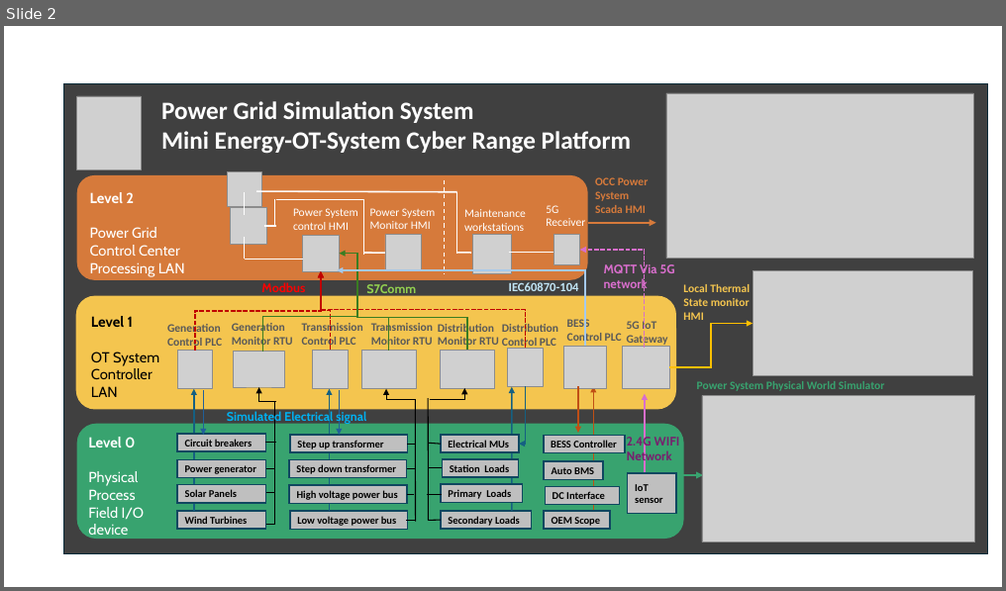
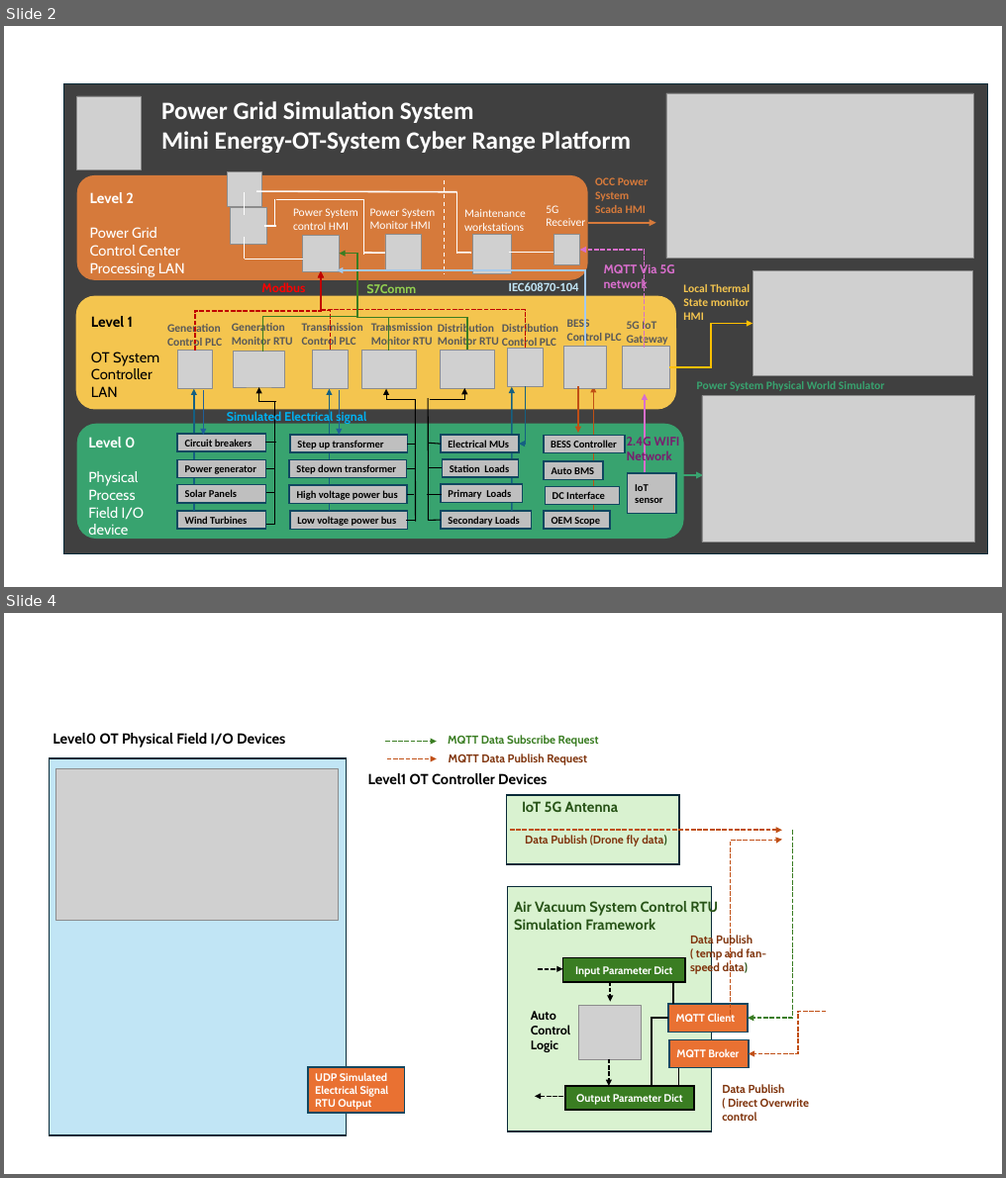
Before and after one commit to LiuYuancheng/Power_Grid_Simulation_System_Document, a slide deck: 2_SystemDesign_Doc/6_Thermal_State_Monitor_Desgin_Img/designDoc.pptx. Shown one above the other, each under a label of ours: slide 2 before the commit, slides 2 and 4 after it; the slides between them are not shown. The pictures are 1006x591 and 1006x1178 pixels, drawn with LibreOffice and Linux fonts; fonts in the diff are those of the drawing; grey boxes stand for pictures. Boxes give left, top, right and bottom in pixels: in the first picture for what was removed or moved away, otherwise in the second. Text is boxed around its words. In the diff, an @@ line names an element or a change of style, - is before the commit and + after.

```diff
--- a/2_SystemDesign_Doc/6_Thermal_State_Monitor_Desgin_Img/designDoc.pptx
+++ b/2_SystemDesign_Doc/6_Thermal_State_Monitor_Desgin_Img/designDoc.pptx
@@ slide 4 added at bbox=[4, 613, 1002, 1174], background #FFFFFF @@
@@ rectangle added at bbox=[49, 759, 347, 1136], fill #C1E5F5, outline #092A39 1.5 pt @@
@@ text added at bbox=[53, 733, 285, 748], 14 pt, text #000000, bold @@
+Level0 OT Physical Field I/O Devices
@@ arrow added from (386, 741) to (437, 741), #3B7D23 1.5 pt dashed @@
@@ arrow added from (387, 759) to (437, 759), #C04F15 1.5 pt dashed @@
@@ text added at bbox=[448, 735, 599, 747], 11 pt, text #3B7D23, bold @@
+MQTT Data Subscribe Request
@@ text added at bbox=[449, 754, 587, 765], 11 pt, text #80350E, bold @@
+MQTT Data Publish Request
@@ picture added at bbox=[55, 768, 338, 921] @@
@@ text added at bbox=[368, 773, 547, 785], 14 pt, text #000000, bold @@
+Level1 OT Controller Devices
@@ rectangle added at bbox=[506, 796, 679, 864], fill #D9F2D0, outline #092A39 1.5 pt @@
@@ text added at bbox=[522, 801, 618, 812], 14 pt, text #275417, bold @@
+IoT 5G Antenna
@@ arrow added from (510, 830) to (782, 830), #C04F15 1.5 pt dashed @@
@@ text added at bbox=[525, 835, 666, 847], 11 pt, text #80350E, bold @@
+Data Publish (Drone fly data)
@@ elbow arrow added from (731, 1015) to (782, 840), #C04F15 1.5 pt dashed @@
@@ elbow arrow added from (792, 830) to (747, 1018), #3B7D23 1.5 pt dashed @@
@@ rectangle added at bbox=[508, 887, 712, 1133], fill #D9F2D0, outline #092A39 1.5 pt @@
@@ text added at bbox=[514, 899, 718, 930], 14 pt, text #275417, bold @@
+Air Vacuum System Control RTU Simulation Framework
@@ text added at bbox=[690, 934, 766, 974], 11 pt, text #80350E, bold @@
+Data Publish ( temp and fan-speed data)
@@ rectangle added at bbox=[563, 959, 685, 982], fill #3B7D23, outline #000000 1.5 pt, 10.5 pt, text #FFFFFF, bold @@
+Input Parameter Dict
@@ arrow added from (539, 969) to (563, 969), #000000 1.5 pt dashed @@
@@ arrow added from (611, 982) to (611, 1001), #000000 1.5 pt dashed @@
@@ line added from (673, 983) to (673, 1004), #000000 1.5 pt @@
@@ text added at bbox=[531, 1011, 570, 1053], 12 pt, text #000000, bold @@
+Auto
+Control
+Logic
@@ picture added at bbox=[579, 1006, 642, 1060] @@
@@ elbow line added from (651, 1086) to (668, 1018), #000000 1.5 pt @@
@@ rectangle added at bbox=[668, 1004, 748, 1032], fill #E97132, outline #104760 1.5 pt, 10.5 pt, text #FFFFFF, bold @@
+MQTT Client
@@ elbow arrow added from (826, 1011) to (748, 1054), #C04F15 1.5 pt dashed @@
@@ rectangle added at bbox=[669, 1041, 748, 1068], fill #E97132, outline #104760 1.5 pt, 10.5 pt, text #FFFFFF, bold @@
+MQTT Broker
@@ rectangle added at bbox=[308, 1067, 405, 1113], fill #E97132, outline #104760 1.5 pt, 10.5 pt, text #FFFFFF, bold @@
+UDP Simulated Electrical Signal RTU Output
@@ rectangle added at bbox=[565, 1086, 694, 1110], fill #3B7D23, outline #000000 1.5 pt, 10.5 pt, text #FFFFFF, bold @@
+Output Parameter Dict
@@ arrow added from (609, 1059) to (609, 1086), #000000 1.5 pt dashed @@
@@ line added from (678, 1067) to (678, 1086), #000000 1.5 pt @@
@@ text added at bbox=[722, 1084, 809, 1121], 11 pt, text #80350E, bold @@
+Data Publish ( Direct Overwrite control
@@ arrow added from (564, 1096) to (535, 1096), #000000 1.5 pt dashed @@
```
Also in this commit, not shown: 1 other slide added, 4 other files.
